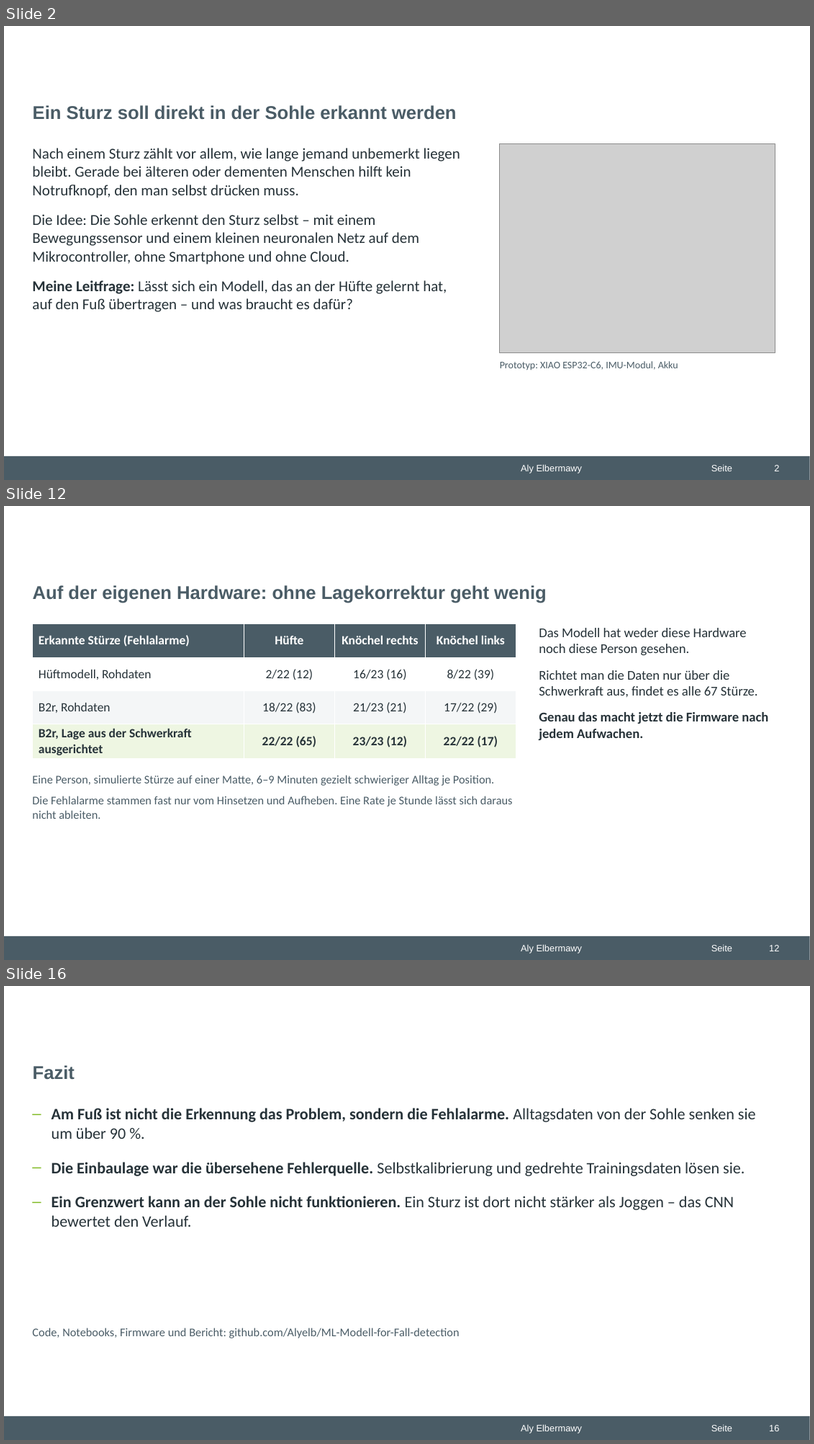
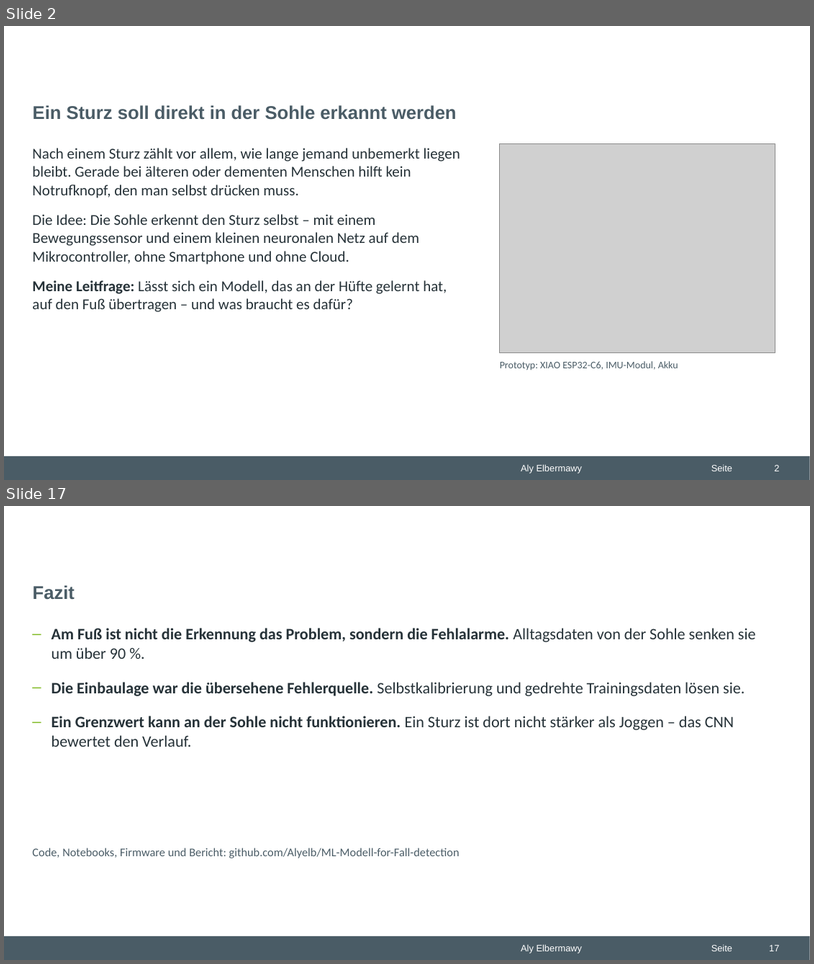
Before and after one commit to Alyelb/ML-Modell-for-Fall-detection, a slide deck: praesentation/2_Projekt_Sturzerkennung.pptx. Shown one above the other, each under a label of ours: slides 2, 12 and 16 before the commit, slides 2 and 17 after it; the slides between them are not shown. The pictures are 814x1444 and 814x964 pixels, drawn with LibreOffice and Linux fonts; fonts in the diff are those of the drawing; grey boxes stand for pictures; background and template pictures are left out. Boxes give left, top, right and bottom in pixels: in the first picture for what was removed or moved away, otherwise in the second. Text is boxed around its words. In the diff, an @@ line names an element or a change of style, - is before the commit and + after.

```diff
--- a/praesentation/2_Projekt_Sturzerkennung.pptx
+++ b/praesentation/2_Projekt_Sturzerkennung.pptx
@@ slide 12 removed at bbox=[4, 506, 810, 960], background #FFFFFF; not listed: 3 template elements that a slide beside it also shows @@
@@ title removed at bbox=[33, 585, 547, 603] @@
-Auf der eigenen Hardware: ohne Lagekorrektur geht wenig
@@ table removed at bbox=[32, 624, 517, 758], 4 rows, 4 columns @@
-Erkannte Stürze (Fehlalarme) | Hüfte | Knöchel rechts | Knöchel links
-Hüftmodell, Rohdaten | 2/22 (12) | 16/23 (16) | 8/22 (39)
-B2r, Rohdaten | 18/22 (83) | 21/23 (21) | 17/22 (29)
-B2r, Lage aus der Schwerkraft ausgerichtet | 22/22 (65) | 23/23 (12) | 22/22 (17)
@@ text removed at bbox=[539, 628, 769, 740] @@
-Das Modell hat weder diese Hardware noch diese Person gesehen.
-Richtet man die Daten nur über die Schwerkraft aus, findet es alle 67 Stürze.
-Genau das macht jetzt die Firmware nach jedem Aufwachen.
@@ text removed at bbox=[32, 775, 513, 818] @@
-Eine Person, simulierte Stürze auf einer Matte, 6–9 Minuten gezielt schwieriger Alltag je Position.
-Die Fehlalarme stammen fast nur vom Hinsetzen und Aufheben. Eine Rate je Stunde lässt sich daraus nicht ableiten.
@@ page number removed at bbox=[769, 944, 779, 951] @@
-12
@@ what was slide 16 is now slide 17 @@
@@ page number at bbox=[769, 944, 779, 951]: text changed @@
-16
+17
```
Also in this commit, not shown: 3 slides changed, 11 slides added, 9 other slides removed, 3 other files.
